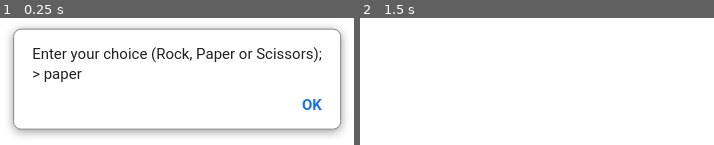
Above: before the commit, frames 1-2 (left to right).
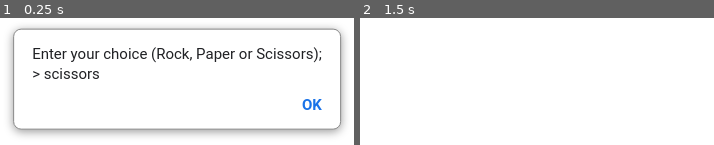
Above: after the commit, the same moments.

Repository: anjali25-bit/rps-game
Game: browser game, page index.html
Same seed, same stepped clock (60 frames per second), same inputs: the game is played once before the commit and once after it. When the page shows a pop-up message, it is drawn as a white box for half a second while everything else waits; a line starting with > is the answer the replay typed.
Inputs:
- Up to frame 1 (0.25 s): no input
- Up to frame 2 (1.5 s): no input

The runs differ from the first frame. In frame 1, 0.7% of the frame differs, in the area x 12-28%, y 39-51%; in frame 2, nothing differs.

Commit message:
Debug round increase by adjusting loop statement

Diff:
--- a/rps-game.js
+++ b/rps-game.js
@@ -1,12 +1,66 @@
 console.log("Hello World");
 
+//global array for RPS choices
 const choice = ["rock","paper","scissors"]
 
+//function to play the game
+//loop the round function 5 times
+//increase the points by 1 for the winner
+// make a final statement for the winner of the game
 function playGame () {
-    playRound();
+
+//declare the scoring system
+let humanScore = 0;
+let computerScore = 0;
+let round = 1;
+console.log(humanScore);
+console.log(computerScore);
+
+for (let i=1;i<6;i++) {
+
+const humanSelection = getHumanChoice();
+const computerSelection = getComputerChoice();
+
+//function to run each round
+function playRound(humanSelection, computerSelection){
+    const result = roundWinner(humanSelection, computerSelection);
+    if(result === "It's a tie!"){
+        return "It's a Tie!"
+    }
+    else if(result === "You win!") {
+        humanScore += 1;
+        return `You Win! ${humanSelection} beats ${computerSelection}`;
+    }
+    else {
+        computerScore += 1;
+        return `You Lose! ${computerSelection} beats ${humanSelection}`;
+    }
 }
 
-    //input from human
+console.log ("Round:", i);
+console.log("You chose:", humanSelection);
+console.log("Computer chose:", computerSelection);
+console.log(playRound(humanSelection,computerSelection));
+console.log(humanScore, computerScore);
+}
+if (i = 5) {
+    if (humanScore > computerScore) {
+        console.log(`Congratulations, you win!, ${humanScore} to ${computerScore}`);
+}
+    else if (computerScore < humanScore) {
+        console.log (`Sorry, you lost. ${computerScore} to ${humanScore}`);
+    }
+    else if (computerScore == humanScore) {
+        console.log (`It's a tie! ${computerScore} to ${humanScore}`);
+    }
+}
+}
+playGame ();
+
+//make a function to get input from human
+//allow users to enter choices through window prompt
+//make inputs case insensitive, returning correctly-spelled inputs to lowercase
+
 function getHumanChoice() {
     let userInput = prompt("Enter your choice (Rock, Paper or Scissors);");
     while (userInput == null) {
@@ -16,12 +70,17 @@
     return userInput;
 }
 
-//input from computer
+//write the logic to get randomly genreated input from computer
 function getComputerChoice() {
     return choice[Math.floor(Math.random() * 3)];
 }
 
+//write the function to determine round winner
+//validate the choices from human and computer inputs
+//make a return statement to the user
 function roundWinner(humanChoice, computerChoice) {
+let humanScore = 0;
+let computerScore = 0;
 if (humanChoice === computerChoice) {
     return "It's a tie!";
 }
@@ -31,35 +90,10 @@
 (humanChoice === "scissors" && computerChoice === "paper") ||
 (humanChoice === "paper" && computerChoice === "rock")
 ) {
+    humanScore = humanScore+1;
     return "You win!";
 } else {
+    computerScore = computerScore+1;
     return "You lose!";
 }
 }
-
-    //play a single round
-function playRound(humanSelection, computerSelection) {
-    const result = roundWinner(humanSelection, computerSelection);
-    if(result === "It's a tie!"){
-        return "It's a Tie!"
-    }
-    else if(result === "You win!") {
-        return `You Win! ${humanSelection} beats ${computerSelection}`
-    }
-    else {
-        return `You Lose! ${computerSelection} beats ${humanSelection}`
-    }
-}
-
-const humanSelection = getHumanChoice();
-const computerSelection = getComputerChoice();
-
-console.log("You chose:", humanSelection);
-console.log("Computer chose:", computerSelection);
-console.log(playRound(humanSelection,computerSelection));
-
-let humanScore = "0";
-let computerScore = "0";
-
-console.log(humanScore);
-console.log(computerScore);
